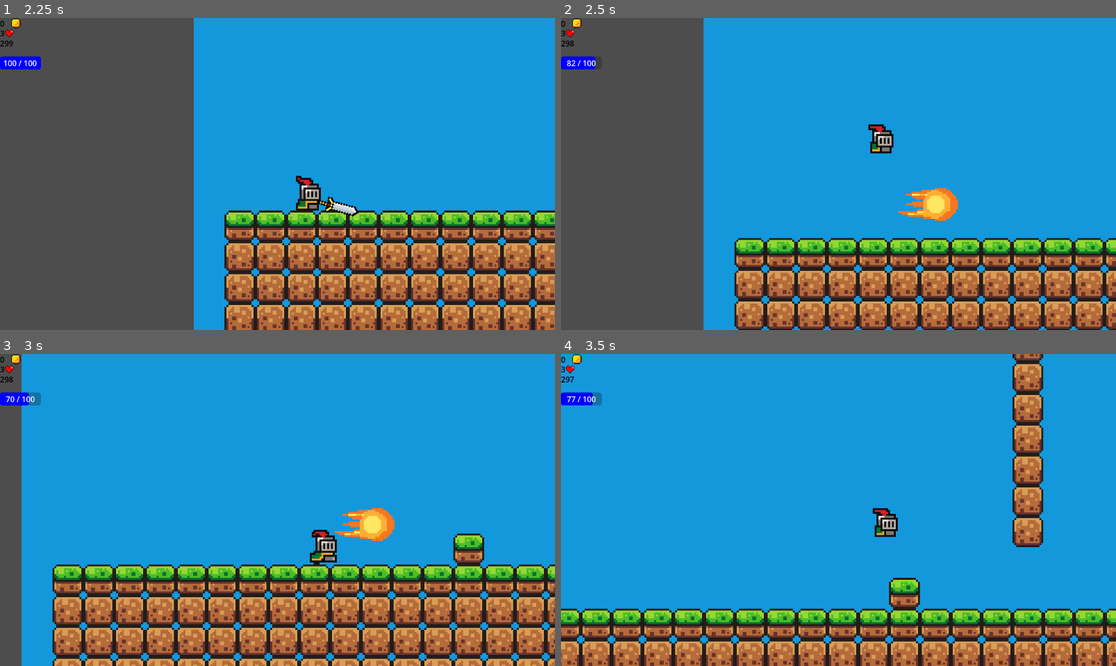
Above: before the commit, frames 1-4 (two rows, left to right).
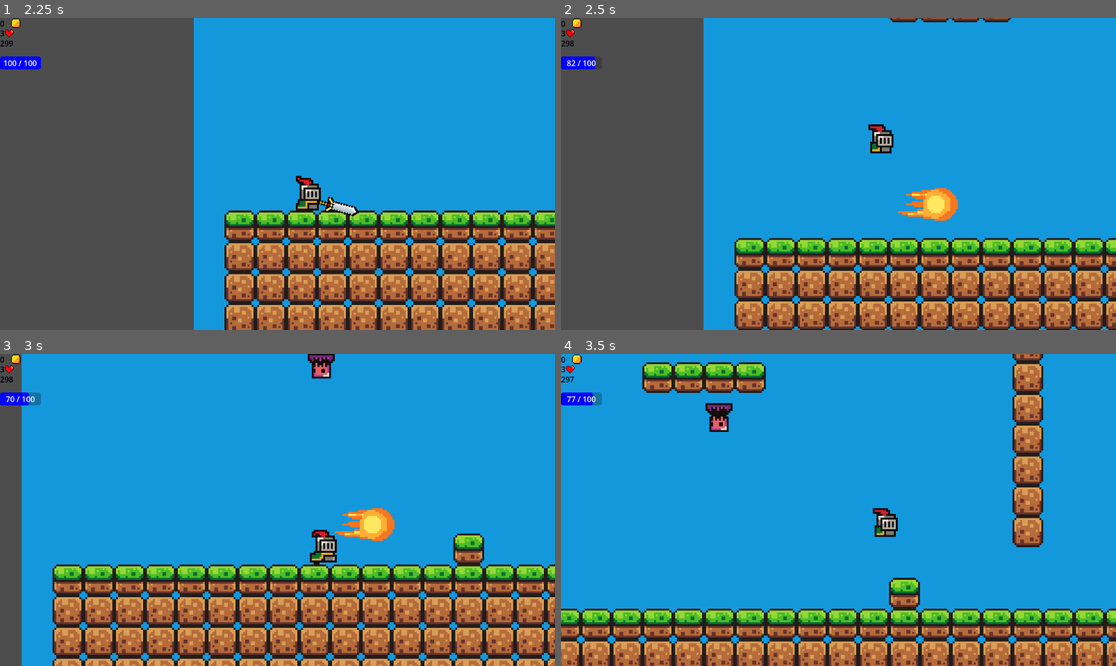
Above: after the commit, the same moments.

Repository: lolhx/Goddot-game
Game: Godot game, scene res://scene/start.tscn
The game is run twice, just before and just after one commit, with the same random seed, the same clock (stepped at 60 frames per second) and the same inputs. Sound files missing from this copy of the repository are replaced by a short silence.
Inputs (mouse positions are in pixels of both pictures, inside the frame that each line leads up to):
- Up to frame 1 (2.25 s): click "Start" at 0.5 s; click "Test" at 1.25 s; tap Enter at 2 s; move the mouse to (399, 158) at 2.02 s; hold D (right) from 2.03 s (still down); click (399, 158) at 2.1 s
- Up to frame 2 (2.5 s): keep holding D (right); tap Space (jump) at 2.27 s; tap J (fire) at 2.3 s
- Up to frame 3 (3 s): keep holding D (right); move the mouse to (166, 525) at 2.77 s; tap J (fire) at 2.85 s
- Up to frame 4 (3.5 s): keep holding D (right); tap Space (jump) at 3.02 s; click (727, 525) at 3.05 s

Frame 1 is identical in both runs. In frame 2, 0.3% of the frame differs, in the area x 58-82%, y 0-2%; in frame 3, 0.3%; in frame 4, 2.5%, in the area x 14-37%, y 2-26%.

Commit message:
first crwaler attempt

Diff:
--- /dev/null
+++ b/scene/Crawler.tscn
@@ -0,0 +1,78 @@
+[gd_scene load_steps=11 format=3 uid="uid://d1p4ndp0hp75n"]
+
+[ext_resource type="Script" uid="uid://dsbyl2wa3bfar" path="res://scripts/crawler.gd" id="1_1wqmu"]
+[ext_resource type="Texture2D" uid="uid://d10ly0k0law1f" path="res://assets/sprites/slime_purple.png" id="2_4vhwb"]
+[ext_resource type="PackedScene" uid="uid://sooe10o1ner8" path="res://scene/killzone.tscn" id="3_otyvy"]
+[ext_resource type="AudioStream" uid="uid://dkf3g22hvut1d" path="res://assets/sounds/coin.wav" id="4_cvktp"]
+
+[sub_resource type="AtlasTexture" id="AtlasTexture_otyvy"]
+atlas = ExtResource("2_4vhwb")
+region = Rect2(0, 24, 24, 24)
+
+[sub_resource type="AtlasTexture" id="AtlasTexture_cvktp"]
+atlas = ExtResource("2_4vhwb")
+region = Rect2(24, 24, 24, 24)
+
+[sub_resource type="AtlasTexture" id="AtlasTexture_suhtw"]
+atlas = ExtResource("2_4vhwb")
+region = Rect2(48, 24, 24, 24)
+
+[sub_resource type="AtlasTexture" id="AtlasTexture_ookw2"]
+atlas = ExtResource("2_4vhwb")
+region = Rect2(72, 24, 24, 24)
+
+[sub_resource type="SpriteFrames" id="SpriteFrames_ee0h4"]
+animations = [{
+"frames": [{
+"duration": 1.0,
+"texture": SubResource("AtlasTexture_otyvy")
+}, {
+"duration": 1.0,
+"texture": SubResource("AtlasTexture_cvktp")
+}, {
+"duration": 1.0,
+"texture": SubResource("AtlasTexture_suhtw")
+}, {
+"duration": 1.0,
+"texture": SubResource("AtlasTexture_ookw2")
+}],
+"loop": true,
+"name": &"idle slime",
+"speed": 10.0
+}]
+
+[sub_resource type="RectangleShape2D" id="RectangleShape2D_mdvdl"]
+size = Vector2(10, 12)
+
+[node name="Crawler" type="Node2D"]
+script = ExtResource("1_1wqmu")
+
+[node name="AnimatedSprite2D" type="AnimatedSprite2D" parent="."]
+position = Vector2(0, -12)
+sprite_frames = SubResource("SpriteFrames_ee0h4")
+animation = &"idle slime"
+autoplay = "idle slime"
+frame_progress = 0.44177
+
+[node name="Killzone" parent="." instance=ExtResource("3_otyvy")]
+
+[node name="CollisionShape2D" type="CollisionShape2D" parent="Killzone"]
+position = Vector2(0, -7)
+shape = SubResource("RectangleShape2D_mdvdl")
+
+[node name="RayCastDownLeft" type="RayCast2D" parent="."]
+position = Vector2(0, -8)
+target_position = Vector2(-9, 15)
+
+[node name="RayCastDownRight" type="RayCast2D" parent="."]
+position = Vector2(0, -8)
+target_position = Vector2(9, 15)
+
+[node name="AudioStreamPlayer2D" type="AudioStreamPlayer2D" parent="."]
+stream = ExtResource("4_cvktp")
+
+[node name="WallCheck" type="RayCast2D" parent="."]
+target_position = Vector2(10, 5)
+
+[node name="FloorCheck" type="RayCast2D" parent="."]
+target_position = Vector2(10, 15)
--- a/scene/new_game.tscn
+++ b/scene/new_game.tscn
@@ -1,10 +1,11 @@
-[gd_scene load_steps=10 format=4 uid="uid://duarms75qoc4w"]
+[gd_scene load_steps=11 format=4 uid="uid://duarms75qoc4w"]
 
 [ext_resource type="PackedScene" uid="uid://kbd6rbwq7edx" path="res://scene/player.tscn" id="1_ggsb8"]
 [ext_resource type="Texture2D" uid="uid://c8dubp1ebwxge" path="res://assets/sprites/world_tileset.png" id="2_d2m8j"]
 [ext_resource type="PackedScene" uid="uid://htmetgiep2ya" path="res://scene/slime.tscn" id="3_d2m8j"]
 [ext_resource type="PackedScene" uid="uid://b7u2y8lsrhnd8" path="res://scene/coin_gui.tscn" id="4_pi28e"]
 [ext_resource type="PackedScene" uid="uid://dwip2t8pt0ndi" path="res://scene/timer.tscn" id="5_0sx51"]
+[ext_resource type="PackedScene" uid="uid://d1p4ndp0hp75n" path="res://scene/Crawler.tscn" id="6_0sx51"]
 
 [sub_resource type="TileSetAtlasSource" id="TileSetAtlasSource_ned08"]
 texture = ExtResource("2_d2m8j")
@@ -358,7 +359,7 @@
 
 [node name="mid  ground" type="TileMapLayer" parent="."]
 z_index = 2
-tile_map_data = PackedByteArray("AAAAAAsAAAAAAAAAAAABAAsAAAA …(4208 unchanged characters)… AAAEAAAAXAAgAAAAAAAEAAAANAAoAAAAAAAAAAAA=")
+tile_map_data = PackedByteArray("AAAAAAsAAAAAAAAAAAABAAsAAAA …(4208 unchanged characters)… AAAEAAAAXAAgAAAAAAAEAAAANAAoAAAAAAAAAAAAFAAMAAAAAAAAAAAAGAAMAAAAAAAAAAAAHAAMAAAAAAAAAAAAIAAMAAAAAAAAAAAA=")
 tile_set = SubResource("TileSet_rnujv")
 
 [node name="slime" type="Node" parent="."]
@@ -381,3 +382,6 @@
 [node name="coin_GUI" parent="." instance=ExtResource("4_pi28e")]
 
 [node name="Timer" parent="." instance=ExtResource("5_0sx51")]
+
+[node name="Crawler" parent="." instance=ExtResource("6_0sx51")]
+position = Vector2(103, 48)
--- /dev/null
+++ b/scripts/crawler.gd
@@ -0,0 +1,70 @@
+extends Node2D
+
+const SPEED = 40
+const DAMAGE_AMOUNT = 10 # How much it hurts the player
+@export var health = 10
+@export var coins_given = 2 # Harder enemy = more coins
+
+var is_dead = false
+var is_taking_damage = false
+
+# --- SENSORS ---
+@onready var wall_check = $WallCheck
+@onready var floor_check = $FloorCheck
+@onready var animated_sprite = $AnimatedSprite2D
+@onready var audio_player = $AudioStreamPlayer2D
+
+func _process(delta):
+	if is_dead or is_taking_damage:
+		return
+
+	# 1. MOVE FORWARD (Relative to rotation)
+	# "transform.x" is the direction to the object's Right.
+	# Since we rotate the object, this always points "Forward" along the wall.
+	position += transform.x * SPEED * delta
+
+	# 2. CLIMBING LOGIC
+
+	if wall_check.is_colliding():
+		# HIT A WALL -> Rotate -90 degrees to climb UP it
+		rotation_degrees -= 90
+
+	elif not floor_check.is_colliding():
+		# RAN OFF LEDGE -> Rotate +90 degrees to climb DOWN it
+		rotation_degrees += 90
+		# We push it slightly forward/down to span the gap so it doesn't get stuck looping
+		position += transform.x * SPEED * delta
+
+func take_damage(amount, attacker_pos = null):
+	if is_dead: return
+
+	health -= amount
+
+	# Visual Feedback
+	animated_sprite.modulate = Color.RED
+	is_taking_damage = true
+
+	# --- KNOCKBACK (Along the surface) ---
+	# We move BACKWARDS relative to our facing direction
+	position -= transform.x * 20
+
+	await get_tree().create_timer(0.1).timeout
+
+	animated_sprite.modulate = Color.WHITE
+	is_taking_damage = false
+
+	if health <= 0:
+		die()
+
+func die():
+	is_dead = true
+	Global.total_coins += coins_given
+
+	# Hide sprite and disable collisions
+	animated_sprite.visible = false
+	if has_node("Killzone"): $Killzone.queue_free() # Remove hurtbox immediately
+
+	# Play sound and delete
+	audio_player.play()
+	await audio_player.finished
+	queue_free()
Not shown, added: scripts/crawler.gd.uid
